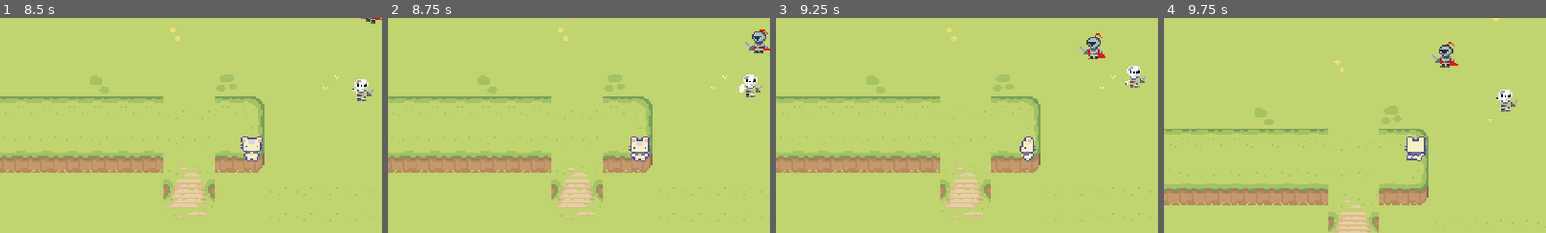
Above: before the commit, frames 1-4 (left to right).
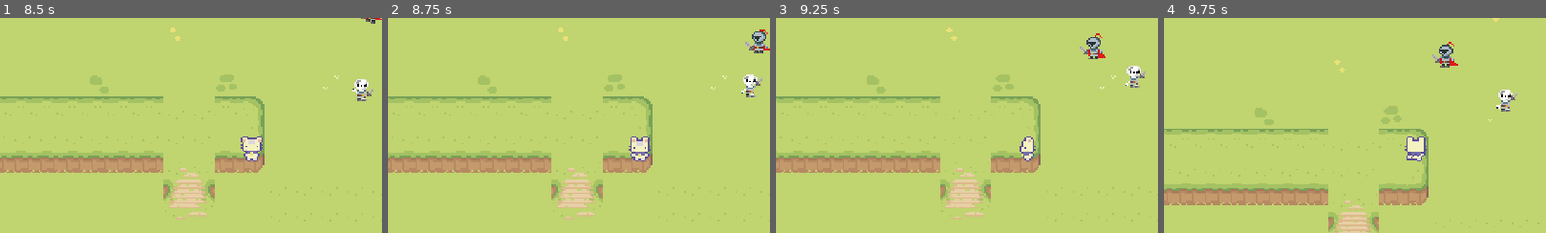
Above: after the commit, the same moments.

Repository: rockgem/GamesFleadh24
Game: Godot game, scene res://Level/game_level.tscn
Two runs of this game, one before a commit and one after it. Both use one fixed random seed, a clock stepped at 60 frames per second and the inputs below.
Inputs (mouse positions are % of the whole screen's width and height, from its top left):
- Up to frame 1 (8.5 s): tap Enter at 0.5 s; move the mouse to (45, 70) at 0.52 s; press the mouse at (45, 70) at 0.53 s; hold W (up) 0.53-2.03 s; move the mouse to (80, 65) at 1.27 s; release the mouse at (80, 65) at 1.28 s; tap Space (space) at 1.35, 5.85 s; move the mouse to (20, 35) at 2.02 s; hold A (left) 2.03-3.53 s; tap F (use) at 2.1, 4.35, 6.6 s; move the mouse to (55, 50) at 2.77 s; click (55, 50) at 2.85 s; move the mouse to (35, 25) at 3.52 s; hold S (down) 3.53-4.28 s; hold Space (space) 3.53-4.28 s; move the mouse to (72, 45) at 4.27 s; hold D (right) 4.28-5.03 s; move the mouse to (30, 55) at 5.02 s; press the mouse at (30, 55) at 5.03 s; hold W (up) 5.03-5.78 s; move the mouse to (60, 28) at 5.77 s; release the mouse at (60, 28) at 5.78 s; hold D (right) 5.78-8.03 s; move the mouse to (45, 70) at 6.52 s; move the mouse to (80, 65) at 7.27 s; click (80, 65) at 7.35 s; move the mouse to (20, 35) at 8.02 s; hold S (down) from 8.03 s (still down); hold Space (space) from 8.03 s (still down)
- Up to frame 2 (8.75 s): keep holding S (down); keep holding Space (space)
- Up to frame 3 (9.25 s): move the mouse to (55, 50) at 8.77 s; release S (down) at 8.78 s; release Space (space) at 8.78 s; hold A (left) from 8.78 s (still down); tap F (use) at 8.85 s
- Up to frame 4 (9.75 s): move the mouse to (35, 25) at 9.52 s; release A (left) at 9.53 s; press the mouse at (35, 25) at 9.53 s; hold W (up) from 9.53 s (still down)
The pictures show only the part of the screen within x 17-67%, y 20-70%; the shares and areas given below are measured in that part.

Frame 1 is identical in both runs. In frame 2, 0.1% of the frame differs, in the area x 92-98%, y 27-36%; in frame 3, less than 0.1%; in frame 4, 0.1%.

Commit message:
Animation triggers correctly for Skeleton

Diff:
--- a/Characters/Enemies/skeleton.gd
+++ b/Characters/Enemies/skeleton.gd
@@ -13,7 +13,9 @@
 	if chase == true:
 		move_and_slide()
 		position += (player.position - position)/speed
-		#state_machine.travel("Walk")
+		state_machine.travel("Walk")
+	else:
+		state_machine.travel("Idle")
 
 func _on_area_2d_body_entered(body:PhysicsBody2D):
 	player = body
--- a/Level/game_level.tscn
+++ b/Level/game_level.tscn
@@ -905,4 +905,5 @@
 
 [node name="Skeleton" parent="." instance=ExtResource("11_y0rle")]
 position = Vector2(369, 103)
-collision_layer = 3
+collision_layer = 2
+collision_mask = 2
--- a/Portal.gd
+++ b/Portal.gd
@@ -4,7 +4,7 @@
 @onready var state_machine = animation_tree.get("parameters/playback")
 
 var entered = false
-var complete = true
+var complete = false
 
 func _on_body_entered(body:PhysicsBody2D):
 	print("Entered")
